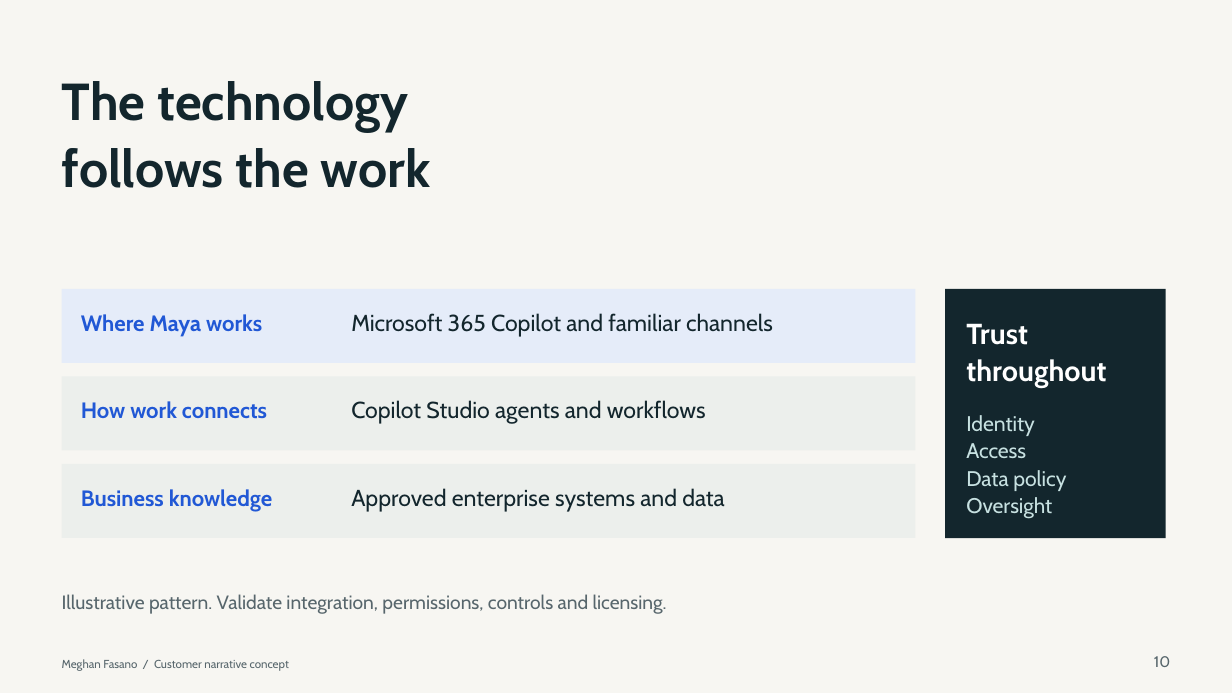
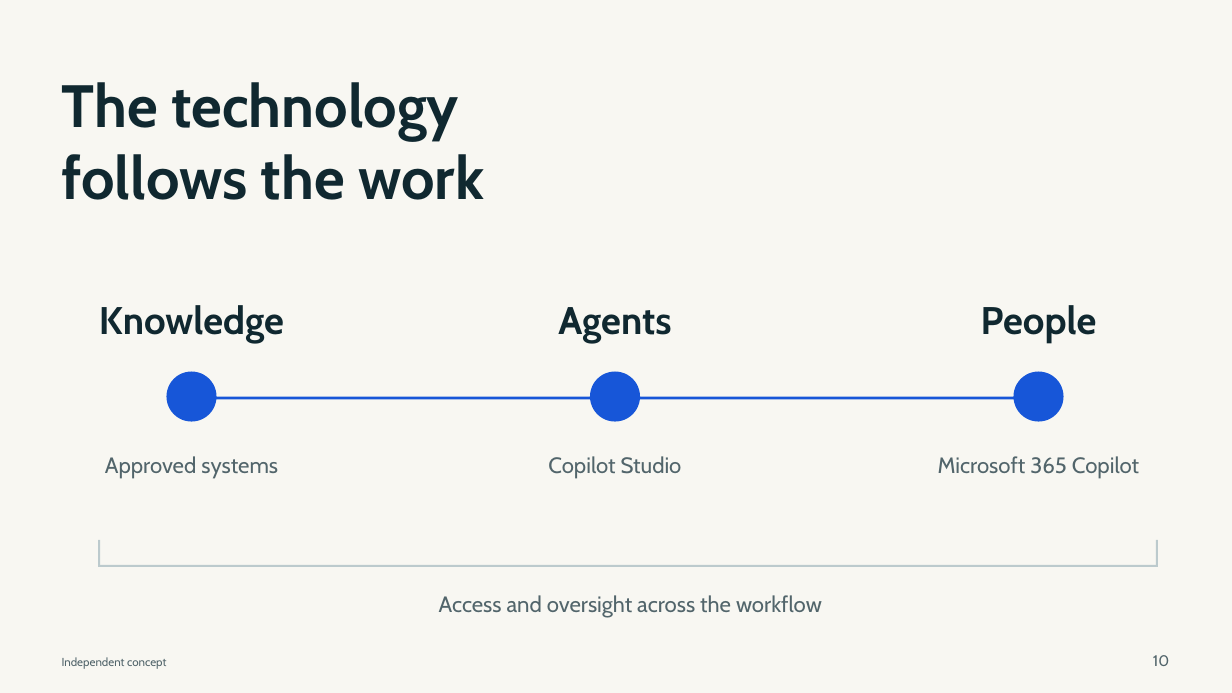
Before and after one commit to meobrien22/Meghan_Microsoft_Frontier_Portfolio, a slide deck: slide 10 of decks/frontier-customer/The-Promise-at-the-Other-End.pptx. Drawn at 1232x693 pixels with LibreOffice and Linux fonts; fonts in the diff are those of the drawing. Boxes give left, top, right and bottom in pixels: in the first picture for what was removed or moved away, otherwise in the second. Text is boxed around its words. In the diff, an @@ line names an element or a change of style, - is before the commit and + after.

```diff
--- a/decks/frontier-customer/The-Promise-at-the-Other-End.pptx
+++ b/decks/frontier-customer/The-Promise-at-the-Other-End.pptx
@@ background #F7F6F2 to #F8F7F2 @@
@@ text "The technology" at bbox=[62, 82, 484, 200]: size 40.5 to 46.5 pt, text colour #13262D to #102830; line spacing 1.08 to 1 @@
@@ rectangle removed at bbox=[62, 288, 916, 362] @@
@@ rectangle removed at bbox=[945, 288, 1166, 538] @@
@@ text removed at bbox=[81, 314, 262, 337] @@
-Where Maya works
@@ text at bbox=[99, 305, 284, 344]: text changed; size 17.2 to 30 pt; text colour #2158D5 to #102830 @@
-Business knowledge
+Knowledge
@@ text added at bbox=[558, 307, 671, 344], 30 pt, text #102830, bold @@
+Agents
@@ text removed at bbox=[966, 323, 1106, 388] @@
-Trust
-throughout
@@ text added at bbox=[981, 305, 1097, 344], 30 pt, text #102830, bold @@
+People
@@ ellipse added at bbox=[166, 372, 216, 421], fill #1756D8 @@
@@ ellipse added at bbox=[591, 372, 640, 421], fill #1756D8 @@
@@ ellipse added at bbox=[1014, 372, 1064, 421], fill #1756D8 @@
@@ text removed at bbox=[81, 401, 267, 419] @@
-How work connects
@@ rectangle: place and size @@
-rectangle at bbox=[62, 376, 916, 450]
+rectangle at bbox=[194, 396, 1034, 399]
@@ rectangle at bbox=[194, 396, 1034, 399]: fill #ECEFEC to #1756D8 @@
@@ rectangle removed at bbox=[62, 464, 916, 538] @@
@@ text added at bbox=[105, 456, 278, 479], 17.2 pt, text #52656B @@
+Approved systems
@@ text at bbox=[548, 456, 682, 479]: text changed; size 18 to 17.2 pt; text colour #13262D to #52656B @@
-Copilot Studio agents and workflows
+Copilot Studio
@@ text at bbox=[938, 456, 1139, 479]: text changed; size 18 to 17.2 pt; text colour #13262D to #52656B @@
-Microsoft 365 Copilot and familiar channels
+Microsoft 365 Copilot
@@ text removed at bbox=[351, 488, 725, 512] @@
-Approved enterprise systems and data
@@ rectangle added at bbox=[98, 565, 1158, 567], fill #BCCACD @@
@@ rectangle added at bbox=[98, 540, 100, 567], fill #BCCACD @@
@@ rectangle added at bbox=[1156, 540, 1158, 567], fill #BCCACD @@
@@ text removed at bbox=[62, 594, 667, 614] @@
-Illustrative pattern. Validate integration, permissions, controls and licensing.
@@ text at bbox=[439, 595, 822, 618]: text changed; size 16.5 to 17.2 pt; text colour #C7E1E1 to #52656B @@
-Identity
-Access
-Data policy
-Oversight
+Access and oversight across the workflow
@@ text removed at bbox=[62, 659, 289, 671] @@
-Meghan Fasano / Customer narrative concept
@@ text added at bbox=[62, 657, 166, 669], 9 pt, text #52656B @@
+Independent concept
```
Also in this commit, not shown: 4 other slides changed, 9 slides added, 9 slides removed, 20 other files.
